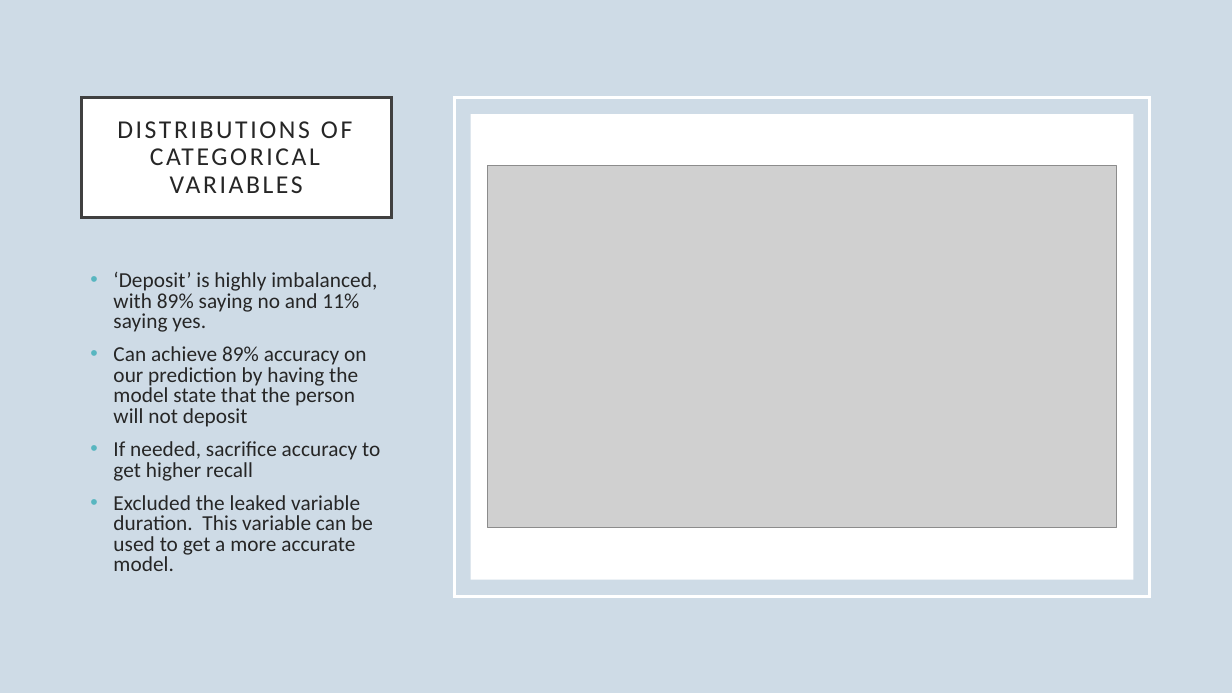
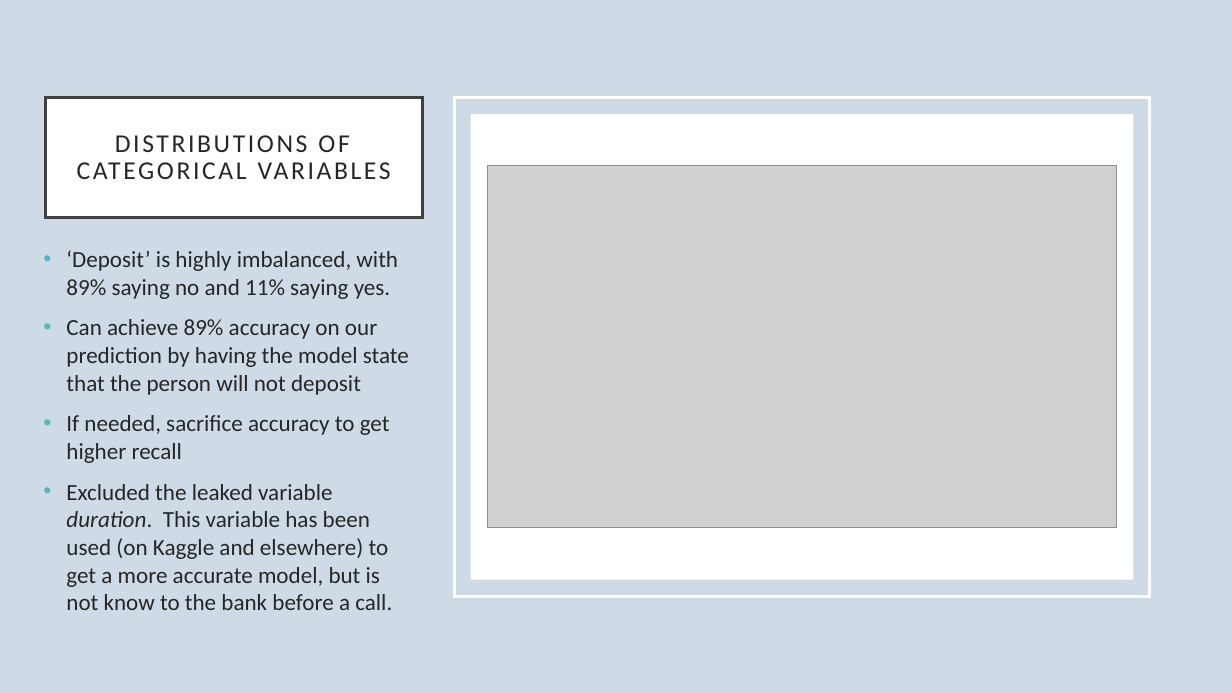
Before and after one commit to dapopov-st/bank-marketing-predicting-term-deposit-subscription, a slide deck: slide 4 of BankMarketing.pptx. Drawn at 1232x693 pixels with LibreOffice and Linux fonts; fonts in the diff are those of the drawing; grey boxes stand for pictures. Boxes give left, top, right and bottom in pixels: in the first picture for what was removed or moved away, otherwise in the second. Text is boxed around its words. In the diff, an @@ line names an element or a change of style, - is before the commit and + after.

```diff
--- a/BankMarketing.pptx
+++ b/BankMarketing.pptx
@@ title "DISTRIBUTIONS OF CATEGORICAL VARIABLES": place and size @@
-title "DISTRIBUTIONS OF CATEGORICAL VARIABLES" at bbox=[81, 97, 391, 217]
+title "DISTRIBUTIONS OF CATEGORICAL VARIABLES" at bbox=[45, 97, 422, 217]
@@ text "‘Deposit’ is highly imbalanced, with ...": place and size @@
-text "‘Deposit’ is highly imbalanced, with ..." at bbox=[113, 272, 380, 571]
+text "‘Deposit’ is highly imbalanced, with ..." at bbox=[66, 250, 409, 610]
@@ text at bbox=[66, 250, 409, 463]: size 16.6 to 18 pt in "‘Deposit’ is highly imbalanced, with 89% saying ...", "Can achieve 89% accuracy on our prediction ...", "If needed, sacrifice accuracy to get higher ..."; line spacing 0.8 to 1 @@
@@ text at bbox=[66, 484, 392, 610]: text changed; size 16.6 to 18 pt @@
-• Excluded the leaked variable duration. This variable can be used to get a more accurate model.
+• Excluded the leaked variable duration. This variable has been used (on Kaggle and elsewhere) to get a more accurate model, but is not know to the bank before a call.
```
Also in this commit, not shown: 1 other slide changed, 1 slide added, 2 other files.
